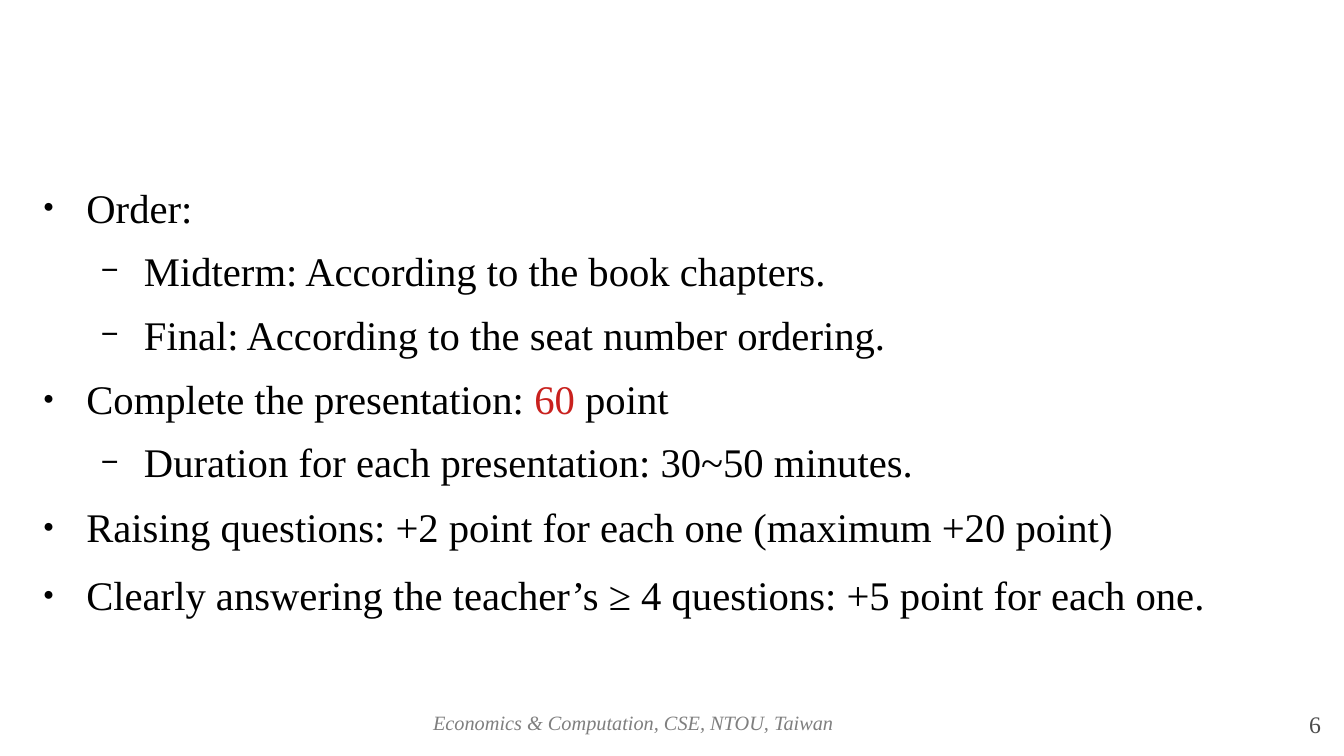
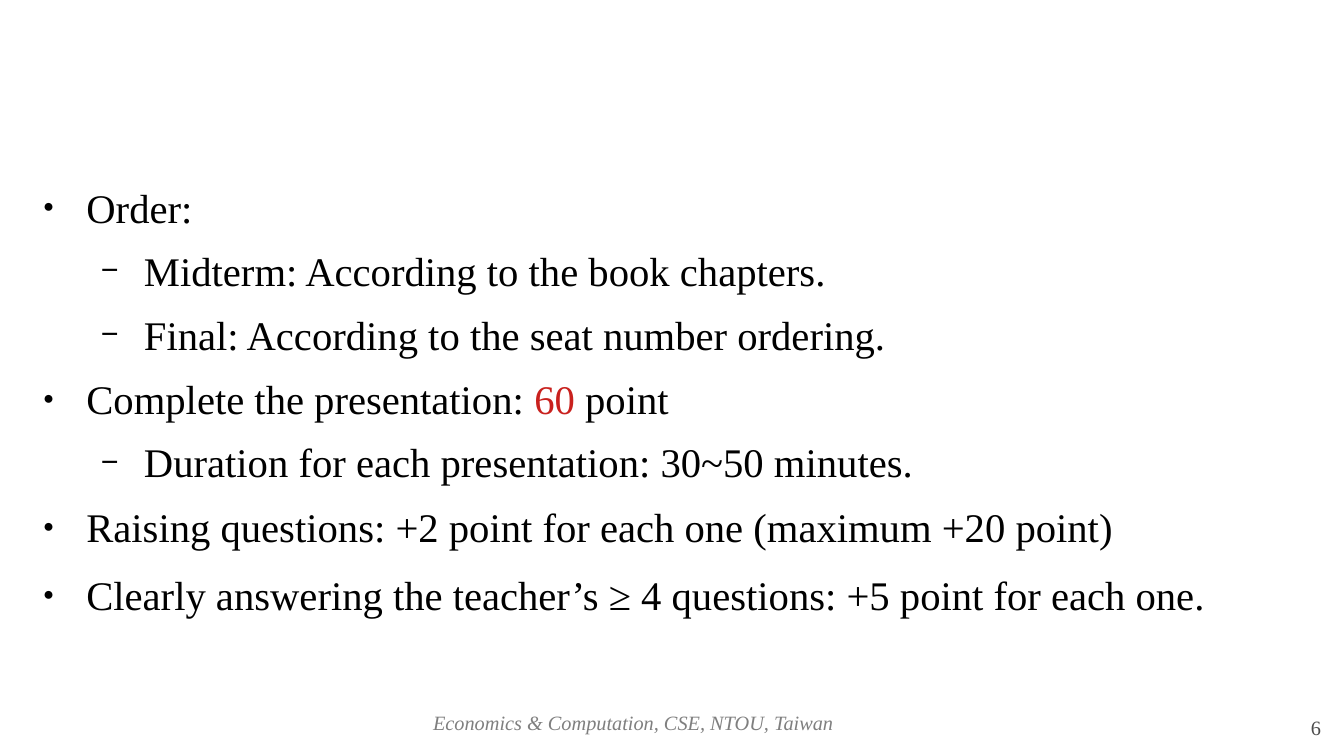
Before and after one commit to josephcclin/josephcclin.github.io, a slide deck: slide 6 of courses/ec/slides/ec_lect_introduction.odp. Drawn at 1344x756 pixels with LibreOffice and Linux fonts; fonts in the diff are those of the drawing; background and template pictures are left out. Boxes give left, top, right and bottom in pixels: in the first picture for what was removed or moved away, otherwise in the second. Text is boxed around its words. In the diff, an @@ line names an element or a change of style, - is before the commit and + after.

```diff
--- a/courses/ec/slides/ec_lect_introduction.odp
+++ b/courses/ec/slides/ec_lect_introduction.odp
@@ page number at [1311, 721, 1321, 735]: size 14 to 12 pt @@
```
Also in this commit, not shown: 5 other slides changed, 1 other file.
